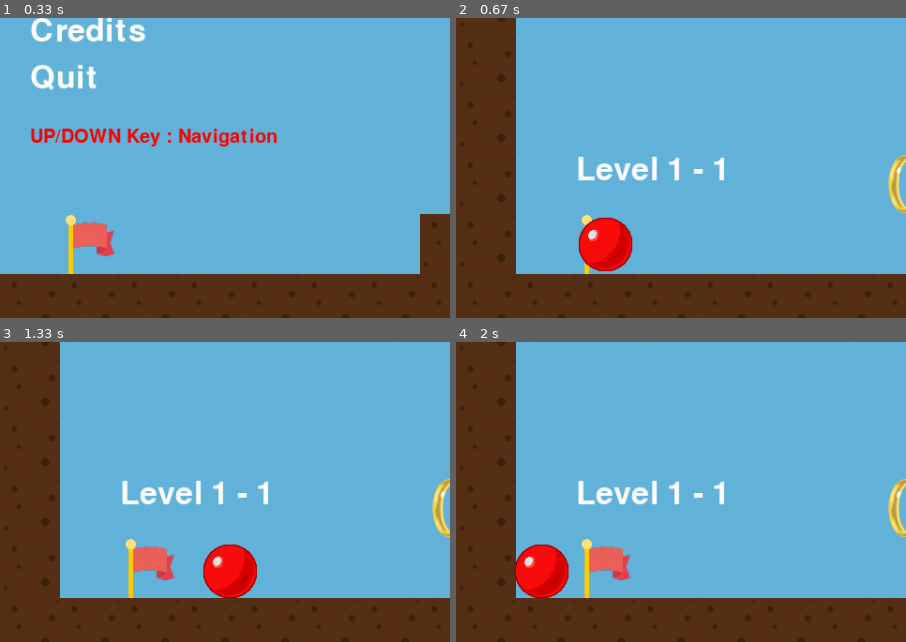
Above: before the commit, frames 1-4 (two rows, left to right).
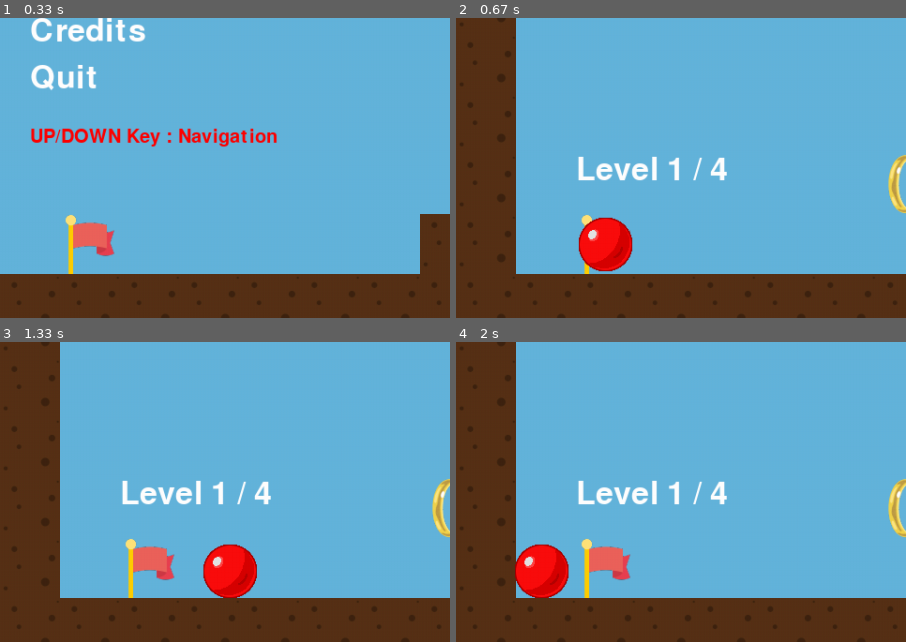
Above: after the commit, the same moments.

Repository: elohejereme14/FinalsWonderballPygame
Game: pygame game, started from main.py
The game is run twice, just before and just after one commit, with the same random seed, the same clock (stepped at 60 frames per second) and the same inputs.
Inputs:
- Up to frame 1 (0.33 s): no input
- Up to frame 2 (0.67 s): tap Enter at 0.33 s
- Up to frame 3 (1.33 s): hold D 0.67-1.13 s; hold A from 1.17 s (still down)
- Up to frame 4 (2 s): release A at 1.7 s; hold A from 1.73 s (still down)
The pictures show only the part of the screen within x 0-50%, y 47-97%; the shares and areas given below are measured in that part.

Frame 1 is identical in both runs. In frame 2, 0.2% of the frame differs, in the area x 52-61%, y 46-55%; in frame 3, 0.2%; in frame 4, 0.2%.

Commit message:
Commit level

Diff:
--- a/State_Level.py
+++ b/State_Level.py
@@ -84,7 +84,7 @@
         self.isOnGround = False
 
         self.levelMap = LevelMap(64) # GridSize = 64x64
-        self.numOfLevels = 6
+        self.numOfLevels = 4
         self.currentLevel = 1
 
         self.isPaused = False
@@ -103,7 +103,7 @@
                     if self.camera.isWithinView(position):
                         self.AddDrawSprite(Tiles[value], position - self.camera.position)
         # Draw level ?-?
-        self.AddDrawFont(f'Level {int((self.currentLevel-1)/3) + 1} - { (self.currentLevel-1)%3 + 1 }',
+        self.AddDrawFont(f'Level {self.currentLevel} / 4',
                         self.levelMap.GetStartPoint_ScreenPos() - Vector2(0, 64) - self.camera.position,
                         MYCOLOR.WHITE, 50)
 
